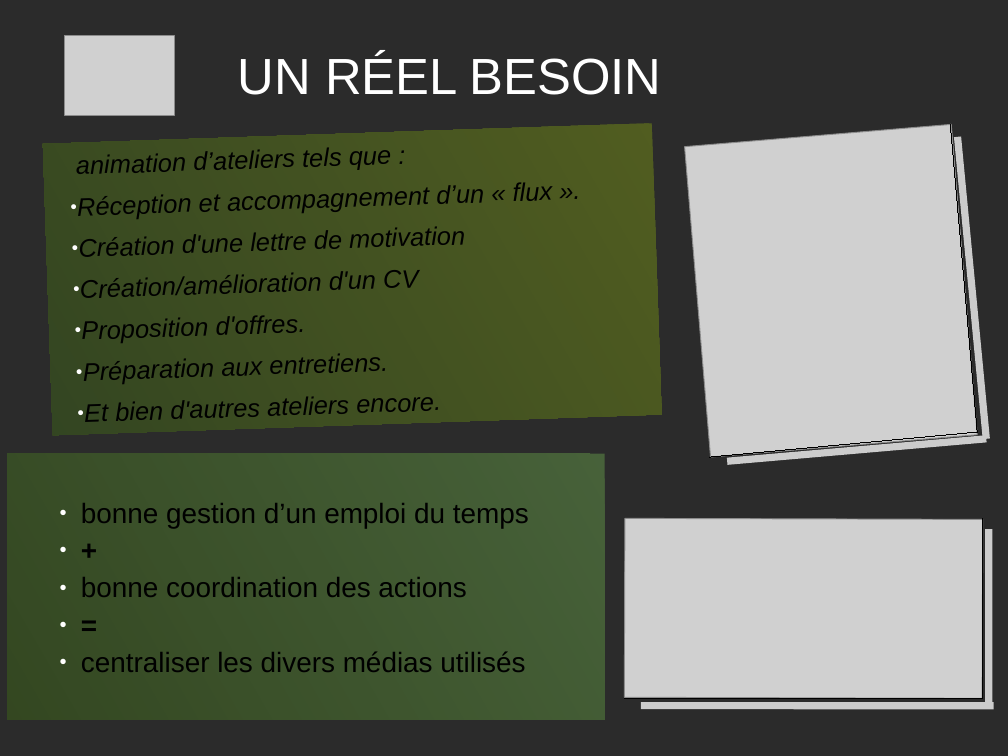
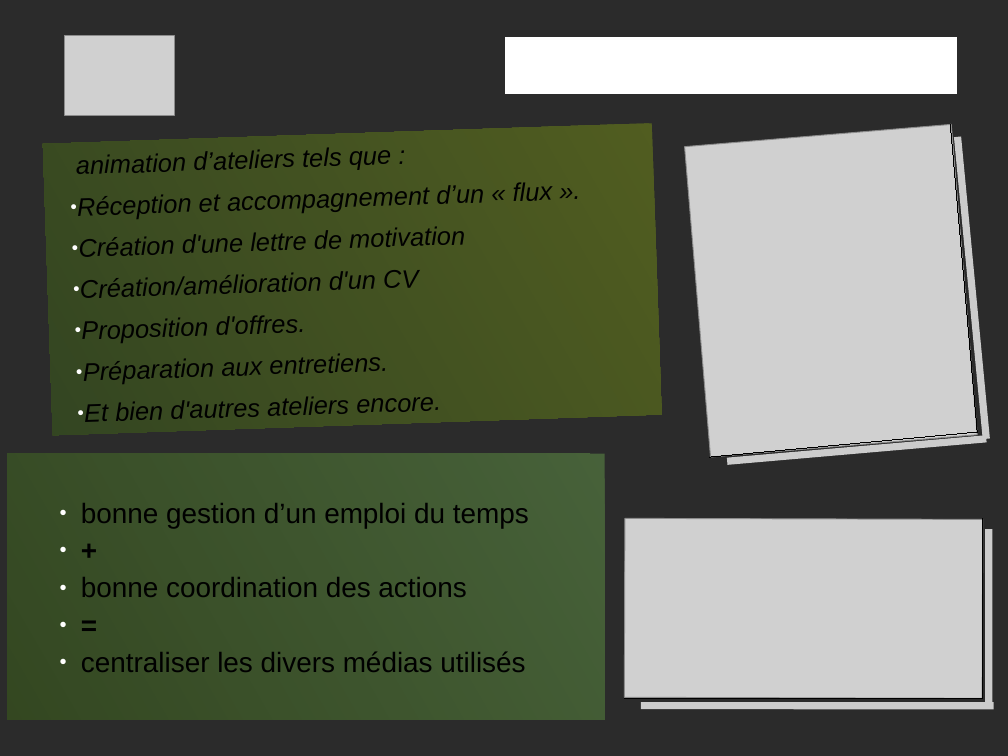
Before and after one commit to PatdeMessac/projets_certif, a slide deck: slide 3 of FACE/Presentation_projet.odp. Drawn at 1008x756 pixels with LibreOffice and Linux fonts; fonts in the diff are those of the drawing; grey boxes stand for pictures; background and template pictures are left out; a plain dark background stands for a picture behind light text. Boxes give left, top, right and bottom in pixels: in the first picture for what was removed or moved away, otherwise in the second. Text is boxed around its words. In the diff, an @@ line names an element or a change of style, - is before the commit and + after.

```diff
--- a/FACE/Presentation_projet.odp
+++ b/FACE/Presentation_projet.odp
@@ title "UN RÉEL BESOIN": place and size @@
-title "UN RÉEL BESOIN" at (238, 53, 662, 95)
+title "UN RÉEL BESOIN" at (519, 37, 943, 94)
@@ title "UN RÉEL BESOIN" at (519, 37, 943, 94): highlight none to #FFFFFF, letter outline none to #FFFFFF 0.75 pt @@
```
Also in this commit, not shown: 4 other slides changed, 2 other files.
